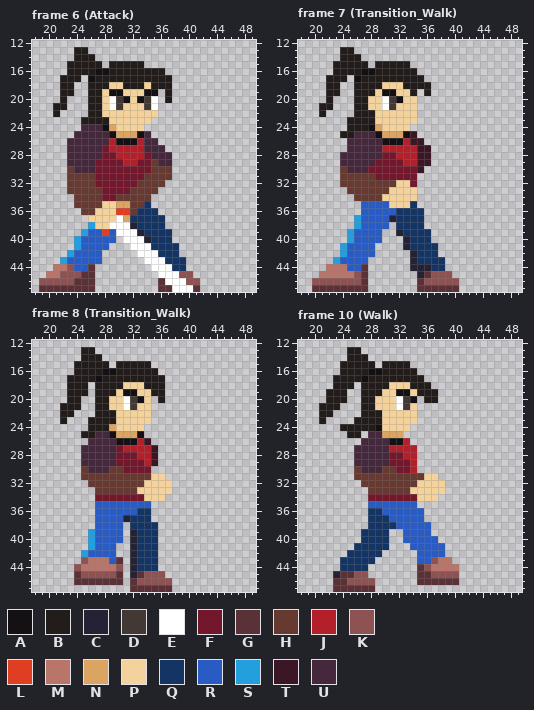
Pixel-art file: Assets/Characters/Swordsman/Base_Aseprite/model3.ase. The picture above was drawn from the file before the commit.
64x48 pixels, 17 frames. Shown: frame 6 (Attack): x 18..49, y 12..47; frame 7 (Transition_Walk): x 18..49, y 12..47; frame 8 (Transition_Walk): x 18..49, y 12..47; frame 10 (Walk): x 18..49, y 12..47. The commit also changed other frames, which this record leaves out.
Palette (. is transparent): A #141013  B #221c1a  C #242234  D #423934  E #ffffff  F #73172d  G #5b3138  H #663931  J #b4202a  K #8e5252  L #df3e23  M #ba756a  N #dba463  P #f4d29c  Q #143464  R #285cc4  S #249fde  T #3b1725  U #45283c
Now the later version:
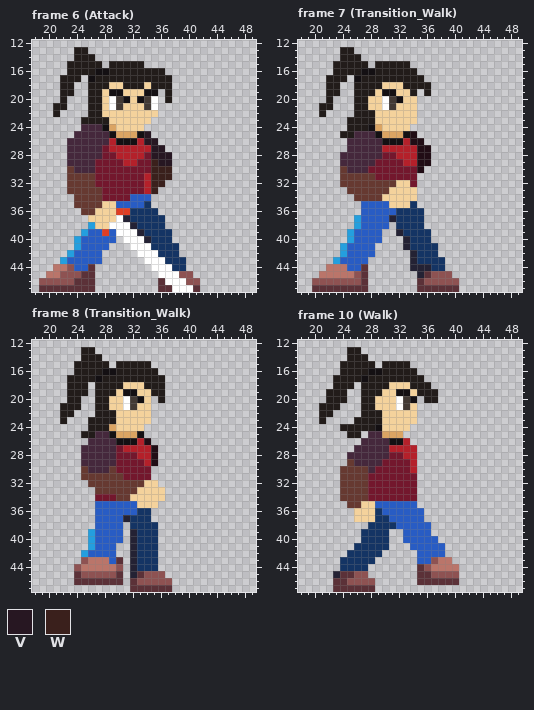
Colours new in this view: V #271722  W #3a201c
Difference:
@@ palette @@
-T #3b1725
+T #210d15
--- frame 6 (Attack), layer "Braço 2"
@@ x 28..39 @@
 24 ANPPPP......
-25 UANNNAU.....
-26 UJAAAJUU....
-27 FJJJJJUUU...
-28 FFJJJJFUUU..
-29 FFFJJFFHUU..
-30 FFFFFFFHHH..
-31 FFFFFFHHHH..
-32 FFFFFHHHH...
-33 FFFFHHHH....
-34 FFHHHHH.....
-35 PPNNHHQ.....
-36 PPLLHQQQ....
-37 PPENQQQQQ...
+25 UANNNAV.....
+26 UJAAAJVV....
+27 FJJJJJJVV...
+28 FFJJJJFVVV..
+29 FFFJJFFWVV..
+30 FFFFFFFWWW..
+31 FFFFFFJWWW..
+32 FFFFFFJWW...
+33 FFFFFFJW....
+34 FFFFRRR.....
+35 PPRRRRQ.....
+36 PPLLQQQQ....
+37 PPECQQQQQ...
 38 PEEECQQQQ...
--- frame 8 (Transition_Walk), layer "Braço 1"
@@ x 28..39 @@
 29 UUFFFFJT....
-30 UHHFFFF.....
-31 HHHHHHHPP...
-32 HHHHHHPPPP..
-33 HHHHHPPPPP..
-34 FFFFFFPPP...
-35 RRRRRRR.....
+30 UHFFFFF.....
+31 HHHFFFF.....
+32 HHHHHHPP....
+33 HHHHHPPPP...
+34 FFHHPPPPP...
+35 RRRRRPPP....
 36 RRRRRQQ.....
--- frame 10 (Walk), layer "Braço 1"
@@ x 22..40 @@
 27 ....UUUUUJJJJ......
-28 ....UUUUUFFJJ......
-29 ....UUUUUFFFJ......
-30 ....HUUUHHFFJ......
-31 ....HHHHHHHHHHPP...
-32 .....HHHHHHHHPPPP..
-33 ......HHHHHHPPPPP..
-34 ......FFFFFFFPPP...
-35 ......RRRRRRR......
-36 ......QQRRRRRR.....
-37 ......QQQRRRRR.....
+28 ...UUUUUUFFJJ......
+29 ...HUUUUFFFFJ......
+30 ..HHHHUFFFFFJ......
+31 ..HHHHFFFFFFF......
+32 ..HHHHFFFFFFF......
+33 ..HHHHFFFFFFF......
+34 ..HHHHFFFFFFF......
+35 ...HHPPRRRRRR......
+36 ....PPPQRRRRRR.....
+37 ....PPPQQRRRRR.....
 38 ......QQQQRRRRR....
Changed places in both pictures, as pixel boxes (x1, y1, x2, y2):
changed: (116, 131, 172, 222)
changed: (410, 131, 431, 173)
changed: (116, 438, 172, 508)
changed: (340, 452, 445, 522)
